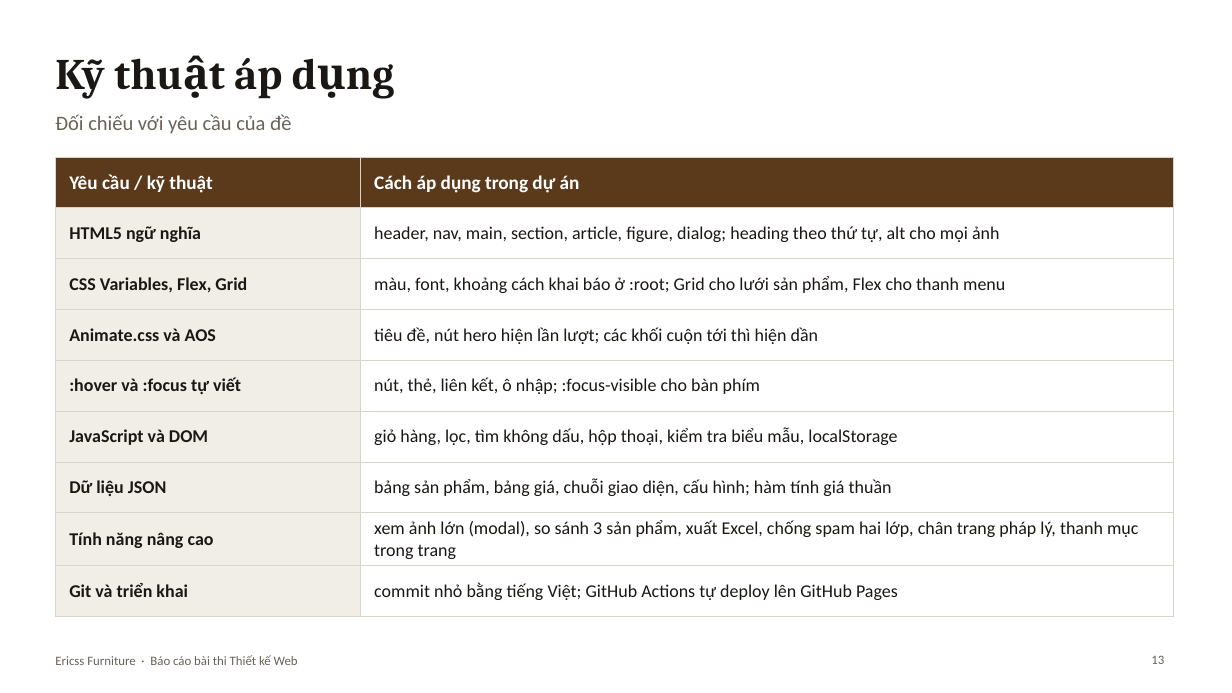
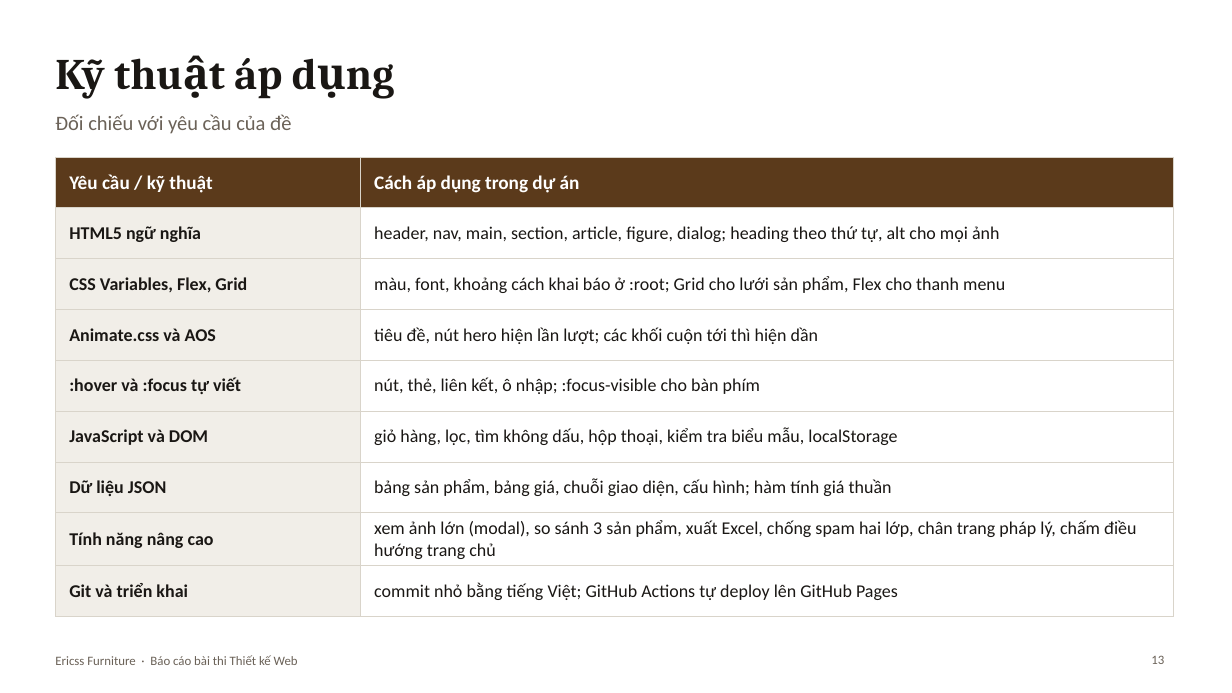
Before and after one commit to nguyenphat006/Phat_NguyenDang_526000162, a slide deck: slide 13 of docs/Ericss-Furniture-BaoCao.pptx. Drawn at 1232x693 pixels with LibreOffice and Linux fonts; fonts in the diff are those of the drawing. Boxes give left, top, right and bottom in pixels: in the first picture for what was removed or moved away, otherwise in the second. Text is boxed around its words. In the diff, an @@ line names an element or a change of style, - is before the commit and + after.

```diff
--- a/docs/Ericss-Furniture-BaoCao.pptx
+++ b/docs/Ericss-Furniture-BaoCao.pptx
@@ table at <box>55,157,1174,604</box> @@
-row 8, column 2: xem ảnh lớn (modal), so sánh 3 sản phẩm, xuất Excel, chống spam hai lớp, chân trang pháp lý, thanh mục trong trang
+row 8, column 2: xem ảnh lớn (modal), so sánh 3 sản phẩm, xuất Excel, chống spam hai lớp, chân trang pháp lý, chấm điều hướng trang chủ
```
Also in this commit, not shown: 3 other slides changed, 6 other files.
